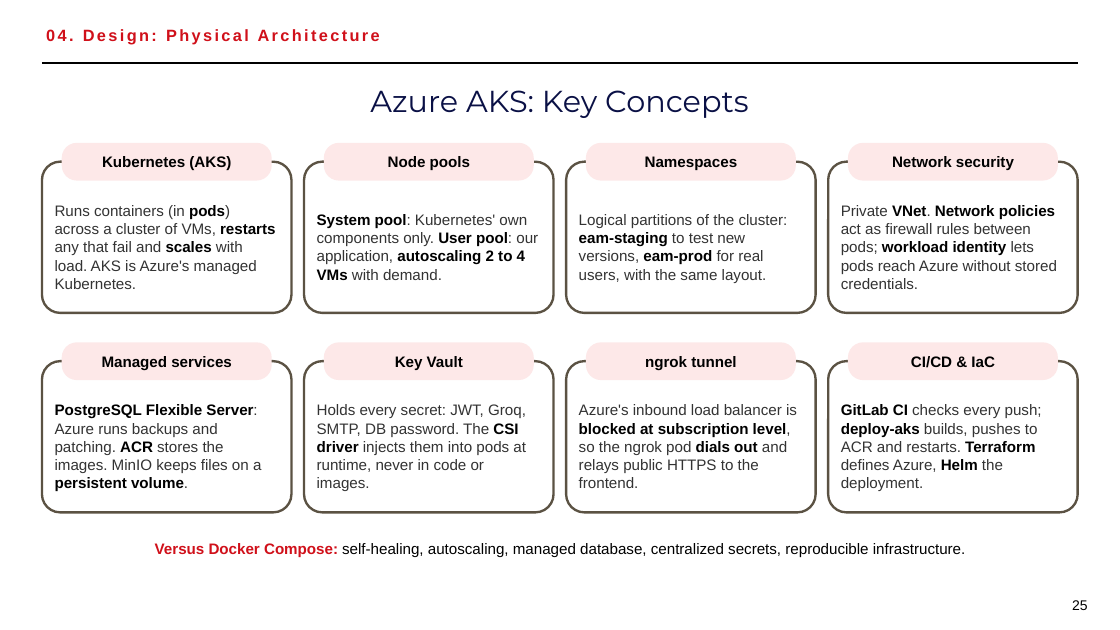
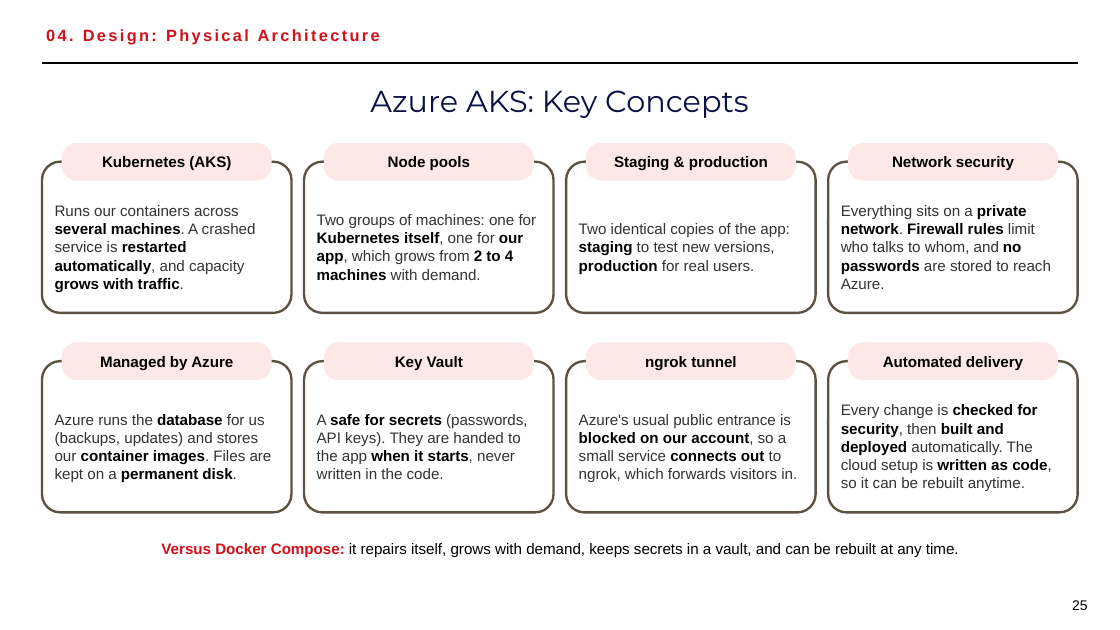
Before and after one commit to hamzAmbarki2/EAMSagemCOm, a slide deck: slide 25 of presentation/technical_defense_final_v2.pptx. Drawn at 1120x630 pixels with LibreOffice and Linux fonts; fonts in the diff are those of the drawing. Boxes give left, top, right and bottom in pixels: in the first picture for what was removed or moved away, otherwise in the second. Text is boxed around its words. In the diff, an @@ line names an element or a change of style, - is before the commit and + after.

```diff
--- a/presentation/technical_defense_final_v2.pptx
+++ b/presentation/technical_defense_final_v2.pptx
@@ text in rounded rectangle at (614,156,768,171): text changed @@
-Namespaces
+Staging & production
@@ text at (55,205,256,292): text changed @@
-Runs containers (in pods) across a cluster of VMs, restarts any that fail and scales with load. AKS is Azure's managed Kubernetes.
+Runs our containers across several machines. A crashed service is restarted automatically, and capacity grows with traffic.
@@ text at (841,205,1051,289): text changed @@
-Private VNet. Network policies act as firewall rules between pods; workload identity lets pods reach Azure without stored credentials.
+Everything sits on a private network. Firewall rules limit who talks to whom, and no passwords are stored to reach Azure.
@@ text at (317,214,537,280): text changed @@
-System pool: Kubernetes' own components only. User pool: our application, autoscaling 2 to 4 VMs with demand.
+Two groups of machines: one for Kubernetes itself, one for our app, which grows from 2 to 4 machines with demand.
@@ text at (579,223,789,274): text changed @@
-Logical partitions of the cluster: eam-staging to test new versions, eam-prod for real users, with the same layout.
+Two identical copies of the app: staging to test new versions, production for real users.
@@ text in rounded rectangle at (100,356,233,370): text changed @@
-Managed services
+Managed by Azure
@@ text in rounded rectangle at (883,356,1023,370): text changed @@
-CI/CD & IaC
+Automated delivery
@@ text at (55,414,272,482): text changed @@
-PostgreSQL Flexible Server: Azure runs backups and patching. ACR stores the images. MinIO keeps files on a persistent volume.
+Azure runs the database for us (backups, updates) and stores our container images. Files are kept on a permanent disk.
@@ text at (317,414,528,479): text changed @@
-Holds every secret: JWT, Groq, SMTP, DB password. The CSI driver injects them into pods at runtime, never in code or images.
+A safe for secrets (passwords, API keys). They are handed to the app when it starts, never written in the code.
@@ text at (579,414,797,482): text changed @@
-Azure's inbound load balancer is blocked at subscription level, so the ngrok pod dials out and relays public HTTPS to the frontend.
+Azure's usual public entrance is blocked on our account, so a small service connects out to ngrok, which forwards visitors in.
@@ text at (841,404,1051,491): text changed @@
-GitLab CI checks every push; deploy-aks builds, pushes to ACR and restarts. Terraform defines Azure, Helm the deployment.
+Every change is checked for security, then built and deployed automatically. The cloud setup is written as code, so it can be rebuilt anytime.
@@ text at (161,543,959,557): text changed @@
-Versus Docker Compose: self-healing, autoscaling, managed database, centralized secrets, reproducible infrastructure.
+Versus Docker Compose: it repairs itself, grows with demand, keeps secrets in a vault, and can be rebuilt at any time.
```
Also in this commit, not shown: 1 other slide changed.
